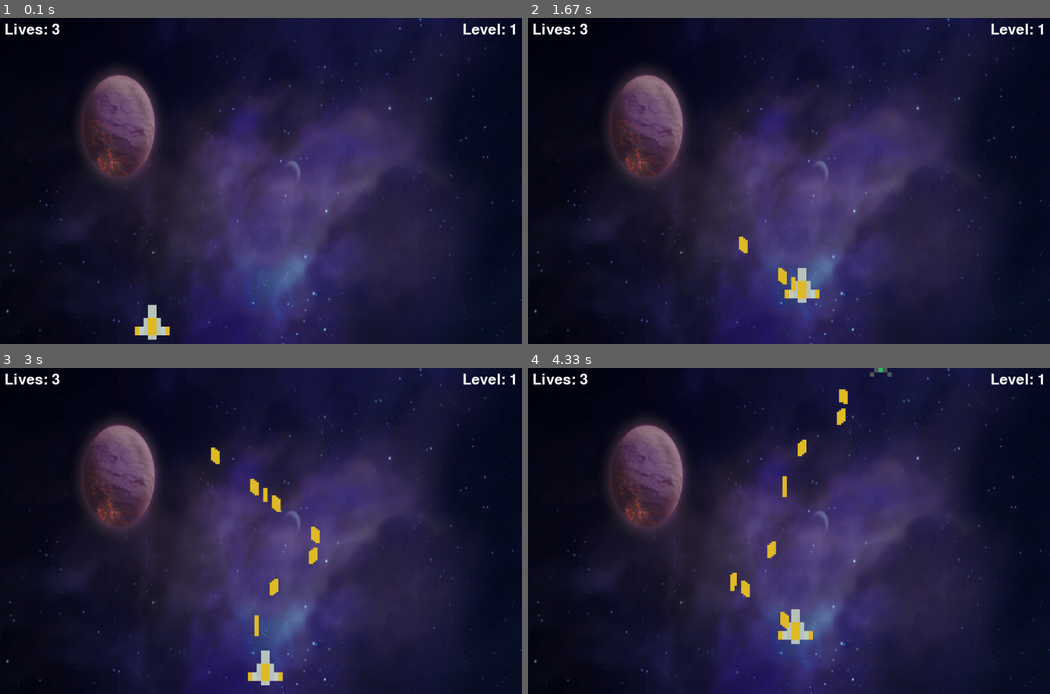
Above: before the commit, frames 1-4 (two rows, left to right).
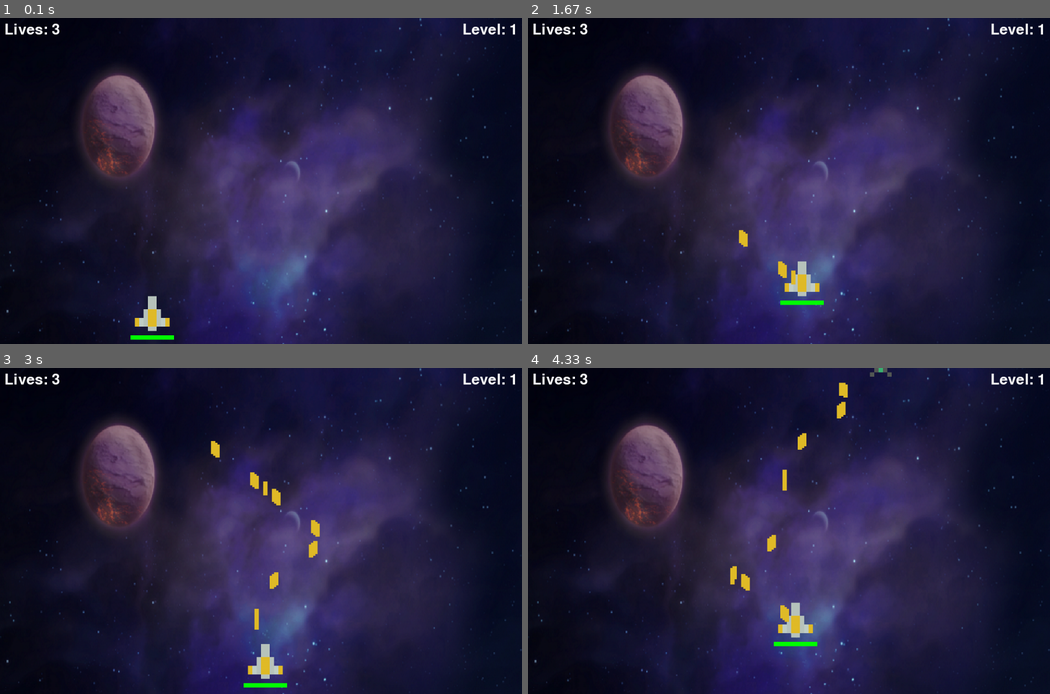
Above: after the commit, the same moments.

Repository: aldrinbrillante/GD-Space-Wars-Pygame
Game: pygame game, started from app.py
Same seed, same stepped clock (60 frames per second), same inputs: the game is played once before the commit and once after it.
Inputs:
- Up to frame 1 (0.1 s): no input
- Up to frame 2 (1.67 s): hold S 0.33-0.8 s; hold Right 0.33-0.8 s; hold Right 0.83-1.3 s; tap Space at 0.9, 1.2, 1.4 s; hold W 1.33-1.63 s
- Up to frame 3 (3 s): hold Right 1.67-2.13 s; tap Space at 1.73, 2.03, 2.23, 2.53, 2.8 s; hold A 2.17-2.7 s; hold Down from 2.73 s (still down)
- Up to frame 4 (4.33 s): release Down at 3.03 s; hold A 3.07-3.47 s; tap Space at 3.13, 3.43, 3.57, 3.97, 4.27 s; hold Up 3.5-3.87 s; hold D from 3.9 s (still down)

The runs differ from the first frame. In frame 1, 0.5% of the frame differs, in the area x 25-34%, y 85-99%; in frame 2, 0.6%; in frame 3, 1.0%, in the area x 40-62%, y 22-99%; in frame 4, 1.0%.

Commit message:
finished healthbar 14908

Diff:
--- a/app.py
+++ b/app.py
@@ -125,7 +125,12 @@
                         if laser in self.lasers:
                             self.lasers.remove(laser)
 
-    def healthbar(self, window):
+
+    def draw(self, window):
+        super().draw(window) #called parent draw method
+        self.healthbar(window)
+
+    def healthbar(self, window): # tc 14411
         #drew rectangles red and green based on health of hero
         pygame.draw.rect(window, (255,0,0), (self.x, self.y + self.ship_img.get_height() + 10, self.ship_img.get_width(), 10))
         pygame.draw.rect(window, (0,255,0), (self.x, self.y + self.ship_img.get_height() + 10, self.ship_img.get_width() * (self.health/self.max_health), 10))
@@ -195,7 +200,7 @@
     laser_vel = 4
 
     #create hero variable with hero class and coordinates
-    hero = Hero(300, 650)
+    hero = Hero(300, 630)
 
     clock = pygame.time.Clock() # used to setup actual FPS
 
@@ -268,7 +273,7 @@
             hero.x += hero_vel
         if keys[pygame.K_w] and hero.y - hero_vel > 0: #up - this makes sure we are not less than 0 when moving up
             hero.y -= hero_vel # subtracts the velocity bs starting position is 0,0 at top left
-        if keys[pygame.K_s] and hero.y + hero_vel + hero.get_height() < HEIGHT: #down - if current y value + velocity is less thatn HEIGHT, then you can move
+        if keys[pygame.K_s] and hero.y + hero_vel + hero.get_height() + 15 < HEIGHT: #down - if current y value + velocity is less thatn HEIGHT, then you can move
             hero.y += hero_vel
         #################################
         # hero's shoots with SPACE
@@ -285,7 +290,7 @@
             hero.x += hero_vel
         if keys[pygame.K_UP] and hero.y - hero_vel > 0: #up
             hero.y -= hero_vel
-        if keys[pygame.K_DOWN] and hero.y + hero_vel + hero.get_height() < HEIGHT: #down
+        if keys[pygame.K_DOWN] and hero.y + hero_vel + hero.get_height() + 15 < HEIGHT: #down
             hero.y += hero_vel
 
         # move the enemies
@@ -301,11 +306,7 @@
             if collide(enemy, hero):
                 hero.health -= 10
                 enemies.remove(enemy)
-            elif enemy.y + enemy.get_height() > HEIGHT:
-                lives -= 1
-                enemies.remove(enemy)
-
-            if enemy.y + enemy.get_height() > HEIGHT: #if enemy passes the bottom of screen
+            elif enemy.y + enemy.get_height() > HEIGHT: #if enemy passes the bottom of screen
                 lives -= 1 #subtract hero lives
                 enemies.remove(enemy) #removes object from enemies list
 
